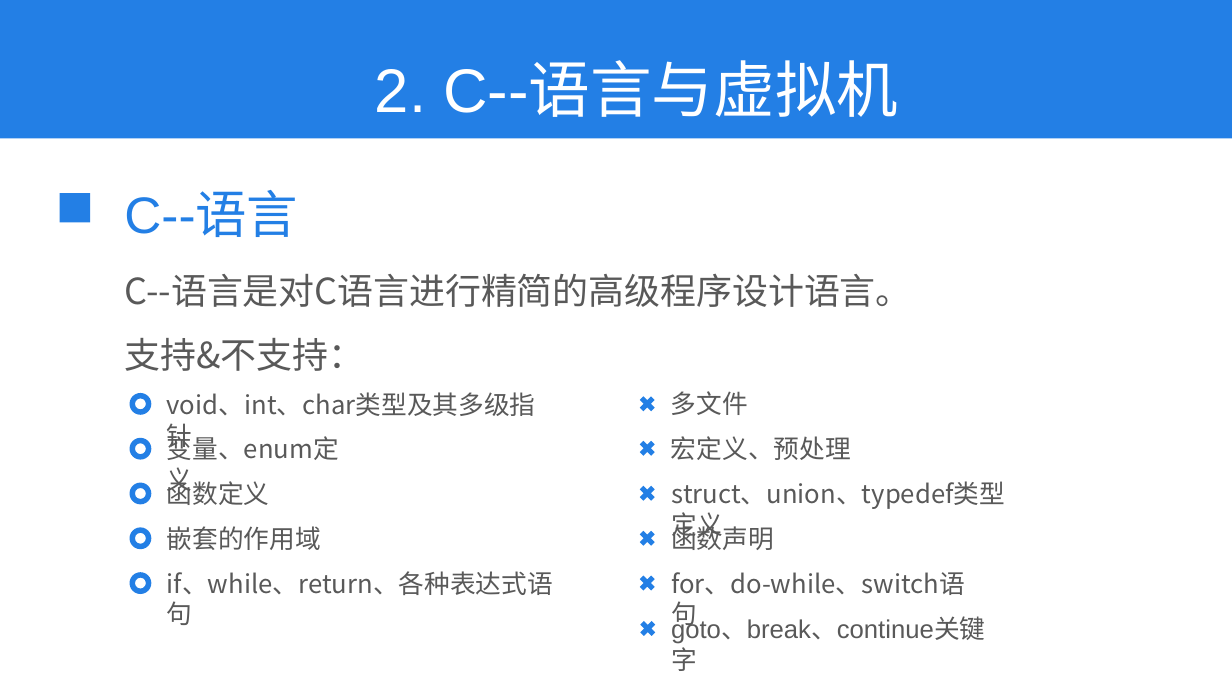
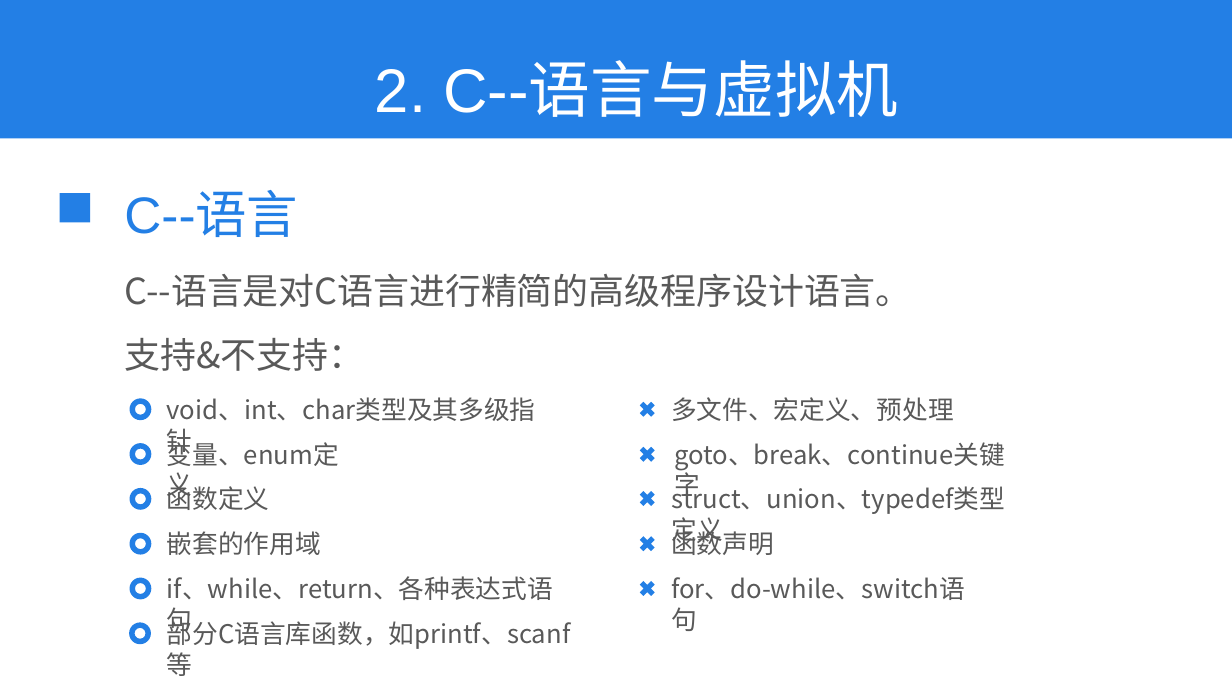
Before and after one commit to kkli28/cc, a slide deck: slide 5 of 论文相关/答辩ppt.pptx. Drawn at 1232x693 pixels with LibreOffice and Linux fonts; fonts in the diff are those of the drawing. Boxes give left, top, right and bottom in pixels: in the first picture for what was removed or moved away, otherwise in the second. Text is boxed around its words. In the diff, an @@ line names an element or a change of style, - is before the commit and + after.

```diff
--- a/论文相关/答辩ppt.pptx
+++ b/论文相关/答辩ppt.pptx
@@ text at box(671, 397, 954, 421): text changed @@
-多文件
+多文件、宏定义、预处理
@@ cross: place and size @@
-cross at box(637, 617, 659, 640)
+cross at box(637, 444, 659, 466)
@@ cross removed at box(637, 437, 659, 459) @@
@@ text "goto、break、continue关键字": place and size @@
-text "goto、break、continue关键字" at box(671, 617, 985, 644)
+text "goto、break、continue关键字" at box(674, 442, 1005, 470)
@@ text "goto、break、continue关键字" at box(674, 442, 1005, 470): font Arial to Noto Sans CJK SC @@
@@ text removed at box(671, 436, 851, 460) @@
-宏定义、预处理
@@ 8 texts, 5 donuts, 4 crosses: place and size @@
-8 texts, 5 donuts, 4 crosses at box(129, 392, 1006, 595)
+8 texts, 5 donuts, 4 crosses at box(129, 397, 1006, 600)
@@ donut added at box(129, 623, 152, 645), fill #237FE5 @@
@@ text added at box(167, 617, 571, 649), 20 pt, text #595959 @@
+部分C语言库函数，如printf、scanf等
```
Also in this commit, not shown: 2 other slides changed, 7 slides added, 1 slide removed, 3 other files.
